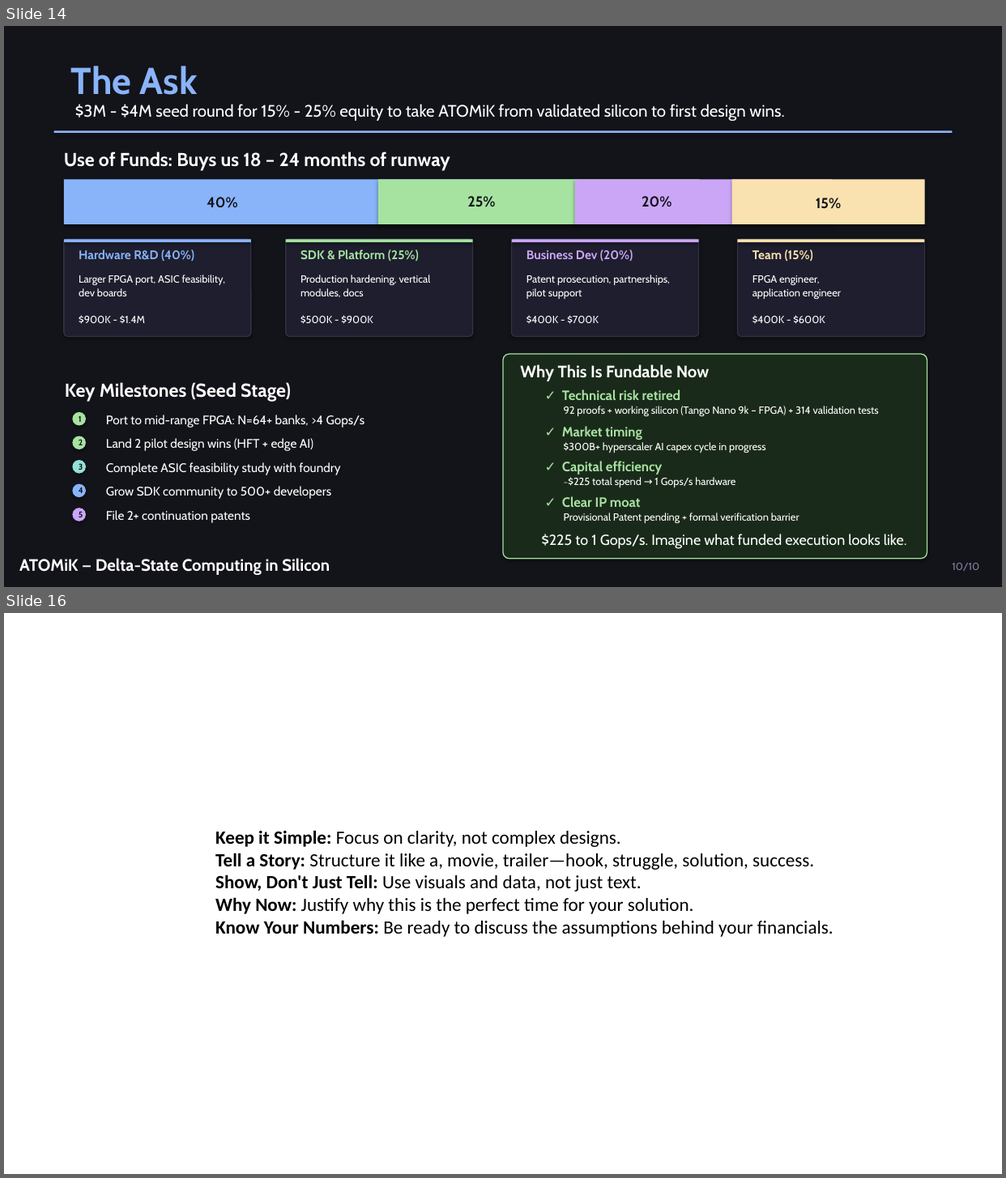
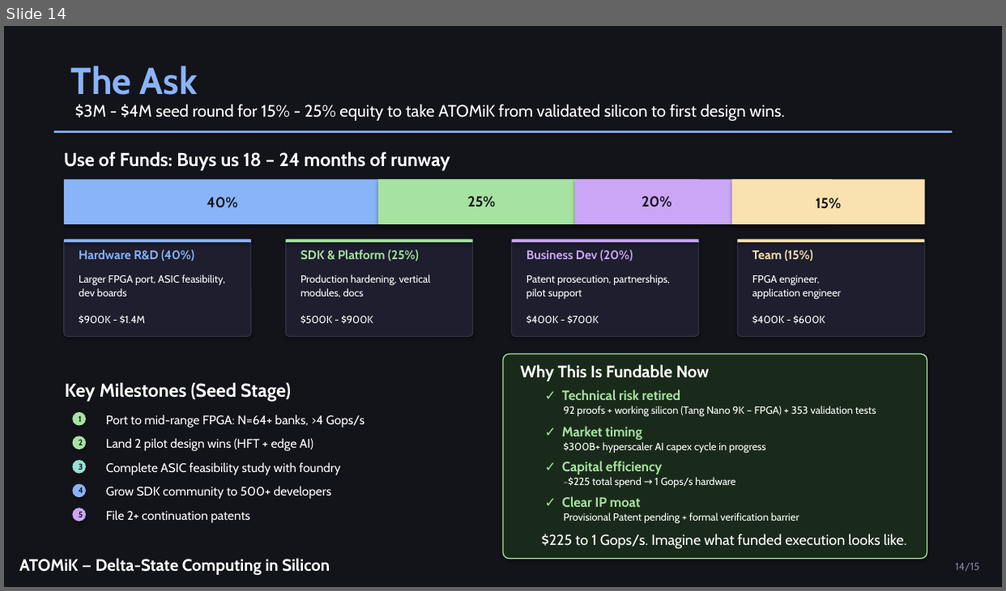
Before and after one commit to MatthewHRockwell/ATOMiK, a slide deck: business/pitch_deck/ATOMiK_Investor_Deck.pptx. Shown one above the other, each under a label of ours: slides 14 and 16 before the commit, slide 14 after it; the slides between them are not shown. The pictures are 1006x1178 and 1006x591 pixels, drawn with LibreOffice and Linux fonts; fonts in the diff are those of the drawing. Boxes give left, top, right and bottom in pixels: in the first picture for what was removed or moved away, otherwise in the second. Text is boxed around its words. In the diff, an @@ line names an element or a change of style, - is before the commit and + after.

Commit message:
48hr sprint: CI/CD overhaul, docs update, investor materials, outreach drafts
CI/CD:
- Added Verilog sim job (Zynq AXI4-Lite + v3 testbenches) on every push
- Weekly scheduled CI run to keep badges green
- Enhanced workflow with synthesis, proof-check, benchmark gates

Docs:
- Updated one-pager with v3 SoC metrics
- Updated pitch deck with Ubitium comparison, v3 data
- Expanded data room README and structure
- Added competitive analysis vs Ubitium

Business:
- 48-hour battle plan
- 10 personalized VC cold emails
- YC, HAX, NVIDIA Inception application drafts
- Chris Bolt follow-up and meeting prep
- Emergency funding options
- Incorporation quickstart guide
- GitHub Sponsors setup
- Show HN and Twitter thread drafts

Data Room:
- Revenue model (revised bottom-up)
- Advisory board plan
- First hires plan
- ASIC economics clarification
- XOR data type explainer
- Memory traffic analysis

```diff
--- a/business/pitch_deck/ATOMiK_Investor_Deck.pptx
+++ b/business/pitch_deck/ATOMiK_Investor_Deck.pptx
@@ slide 16 removed at (4, 613, 1002, 1174), background #FFFFFF @@
@@ text removed at (215, 830, 833, 937) @@
-Keep it Simple: Focus on clarity, not complex designs.
-Tell a Story: Structure it like a, movie, trailer—hook, struggle, solution, success.
-Show, Don't Just Tell: Use visuals and data, not just text.
-Why Now: Justify why this is the perfect time for your solution.
-Know Your Numbers: Be ready to discuss the assumptions behind your financials.
@@ slide 14 changed as well @@
@@ text at (564, 406, 876, 416): text changed @@
-92 proofs + working silicon (Tango Nano 9k – FPGA) + 314 validation tests
+92 proofs + working silicon (Tang Nano 9K – FPGA) + 353 validation tests
@@ text at (955, 563, 979, 571): text changed @@
-10/10
+14/15
```
Also in this commit, not shown: 9 other slides changed, 5 slides added, 5 other slides removed, 44 other files.
